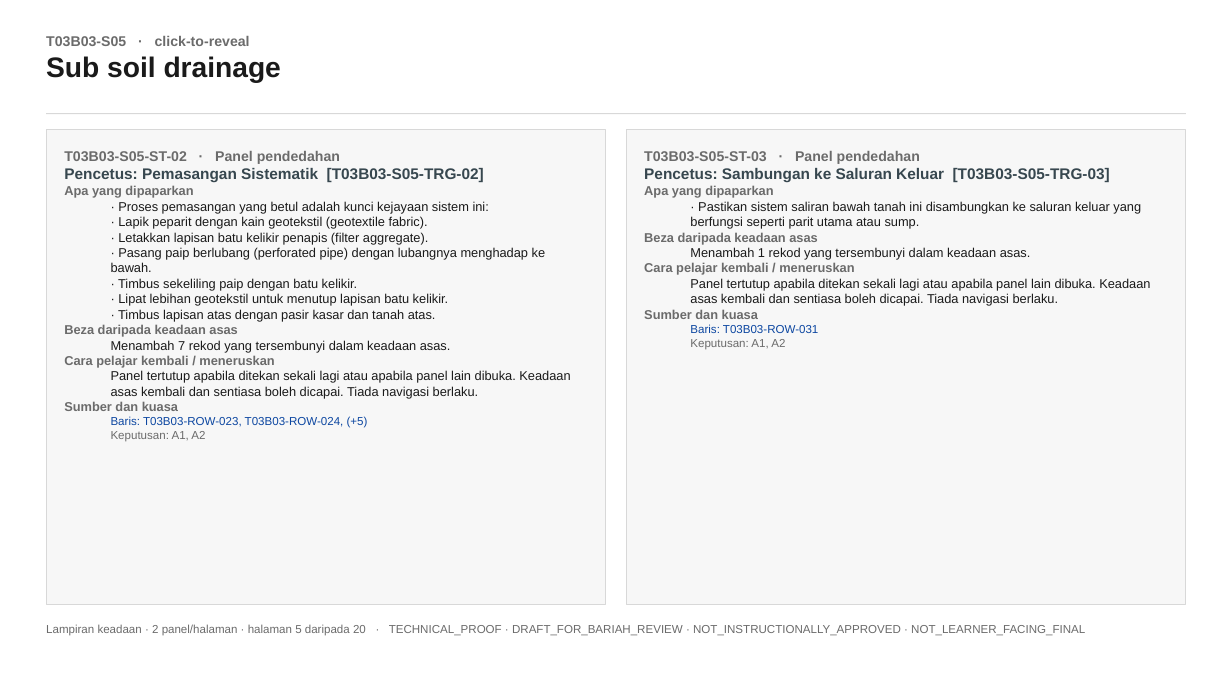
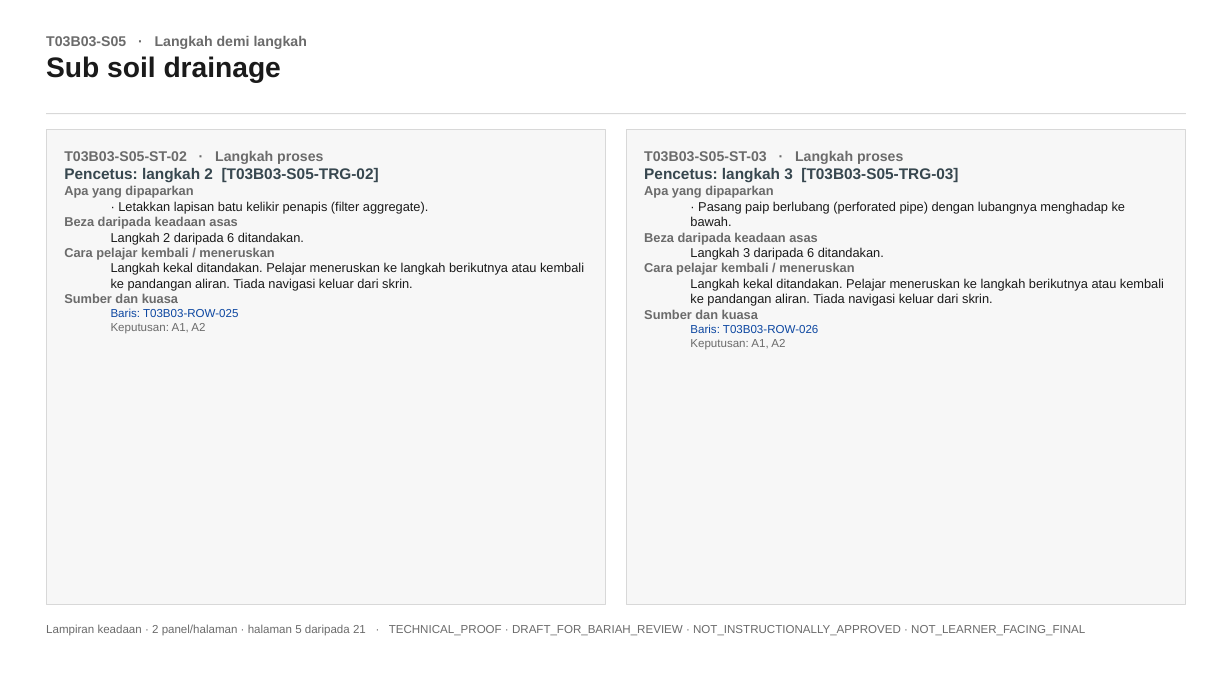
Before and after one commit to fidos777/slide-interaction-layer, a slide deck: slide 6 of reviews/storyboard-bariah/k5_calibration/K5PL06T03B03_LAMPIRAN_KEADAAN_DRAF_v0_1_2panel.pptx. Drawn at 1232x693 pixels with LibreOffice and Linux fonts; fonts in the diff are those of the drawing. Boxes give left, top, right and bottom in pixels: in the first picture for what was removed or moved away, otherwise in the second. Text is boxed around its words. In the diff, an @@ line names an element or a change of style, - is before the commit and + after.

```diff
--- a/reviews/storyboard-bariah/k5_calibration/K5PL06T03B03_LAMPIRAN_KEADAAN_DRAF_v0_1_2panel.pptx
+++ b/reviews/storyboard-bariah/k5_calibration/K5PL06T03B03_LAMPIRAN_KEADAAN_DRAF_v0_1_2panel.pptx
@@ text at [46,36,307,49]: text changed @@
-T03B03-S05 · click-to-reveal
+T03B03-S05 · Langkah demi langkah
@@ text at [64,151,379,183]: text changed @@
-T03B03-S05-ST-02 · Panel pendedahan
-Pencetus: Pemasangan Sistematik [T03B03-S05-TRG-02]
+T03B03-S05-ST-02 · Langkah proses
+Pencetus: langkah 2 [T03B03-S05-TRG-02]
@@ text at [644,151,958,183]: text changed @@
-T03B03-S05-ST-03 · Panel pendedahan
-Pencetus: Sambungan ke Saluran Keluar [T03B03-S05-TRG-03]
+T03B03-S05-ST-03 · Langkah proses
+Pencetus: langkah 3 [T03B03-S05-TRG-03]
@@ text at [118,201,489,229]: paragraphs removed @@
-  · Proses pemasangan yang betul adalah kunci kejayaan sistem ini:
-  · Lapik peparit dengan kain geotekstil (geotextile fabric).
@@ text at [690,201,1126,226]: text changed @@
-  · Pastikan sistem saliran bawah tanah ini disambungkan ke saluran keluar yang berfungsi seperti parit utama atau sump.
+  · Pasang paip berlubang (perforated pipe) dengan lubangnya menghadap ke bawah.
@@ text at [111,232,304,244]: text changed @@
-  Menambah 7 rekod yang tersembunyi dalam keadaan asas.
+  Langkah 2 daripada 6 ditandakan.
@@ text at [111,247,546,322]: paragraphs removed @@
-  · Pasang paip berlubang (perforated pipe) dengan lubangnya menghadap ke bawah.
-  · Timbus sekeliling paip dengan batu kelikir.
-  · Lipat lebihan geotekstil untuk menutup lapisan batu kelikir.
-  · Timbus lapisan atas dengan pasir kasar dan tanah atas.
@@ text at [111,262,584,291]: text changed @@
-  Panel tertutup apabila ditekan sekali lagi atau apabila panel lain dibuka. Keadaan asas kembali dan sentiasa boleh dicapai. Tiada navigasi berlaku.
+  Langkah kekal ditandakan. Pelajar meneruskan ke langkah berikutnya atau kembali ke pandangan aliran. Tiada navigasi keluar dari skrin.
@@ text at [690,247,884,260]: text changed @@
-  Menambah 1 rekod yang tersembunyi dalam keadaan asas.
+  Langkah 3 daripada 6 ditandakan.
@@ text at [690,278,1164,306]: text changed @@
-  Panel tertutup apabila ditekan sekali lagi atau apabila panel lain dibuka. Keadaan asas kembali dan sentiasa boleh dicapai. Tiada navigasi berlaku.
+  Langkah kekal ditandakan. Pelajar meneruskan ke langkah berikutnya atau kembali ke pandangan aliran. Tiada navigasi keluar dari skrin.
@@ text at [111,308,238,317]: text changed @@
-  Baris: T03B03-ROW-023, T03B03-ROW-024, (+5)
+  Baris: T03B03-ROW-025
@@ text at [690,324,818,333]: text changed @@
-  Baris: T03B03-ROW-031
+  Baris: T03B03-ROW-026
@@ text at [46,624,1085,636]: text changed @@
-Lampiran keadaan · 2 panel/halaman · halaman 5 daripada 20 · TECHNICAL_PROOF · DRAFT_FOR_BARIAH_REVIEW · NOT_INSTRUCTIONALLY_APPROVED · NOT_LEARNER_FACING_FINAL
+Lampiran keadaan · 2 panel/halaman · halaman 5 daripada 21 · TECHNICAL_PROOF · DRAFT_FOR_BARIAH_REVIEW · NOT_INSTRUCTIONALLY_APPROVED · NOT_LEARNER_FACING_FINAL
```
Also in this commit, not shown: 20 other slides changed, 1 slide added, 4 other files.
